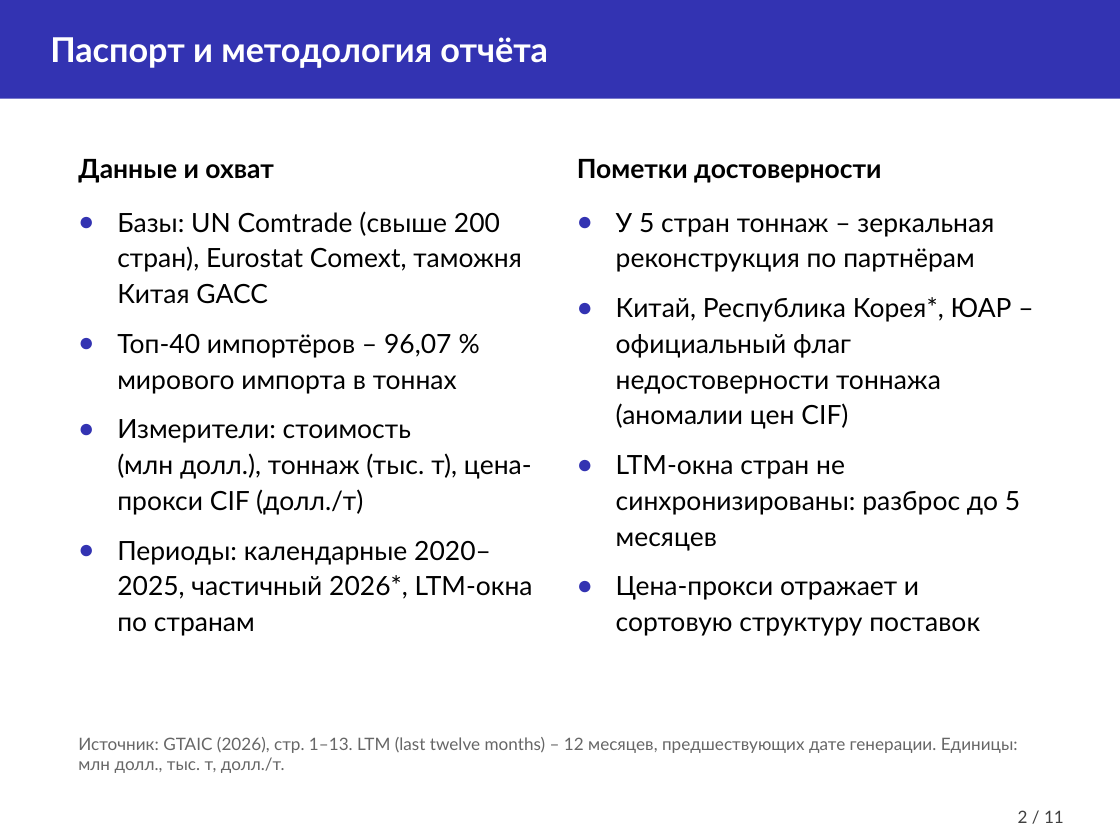
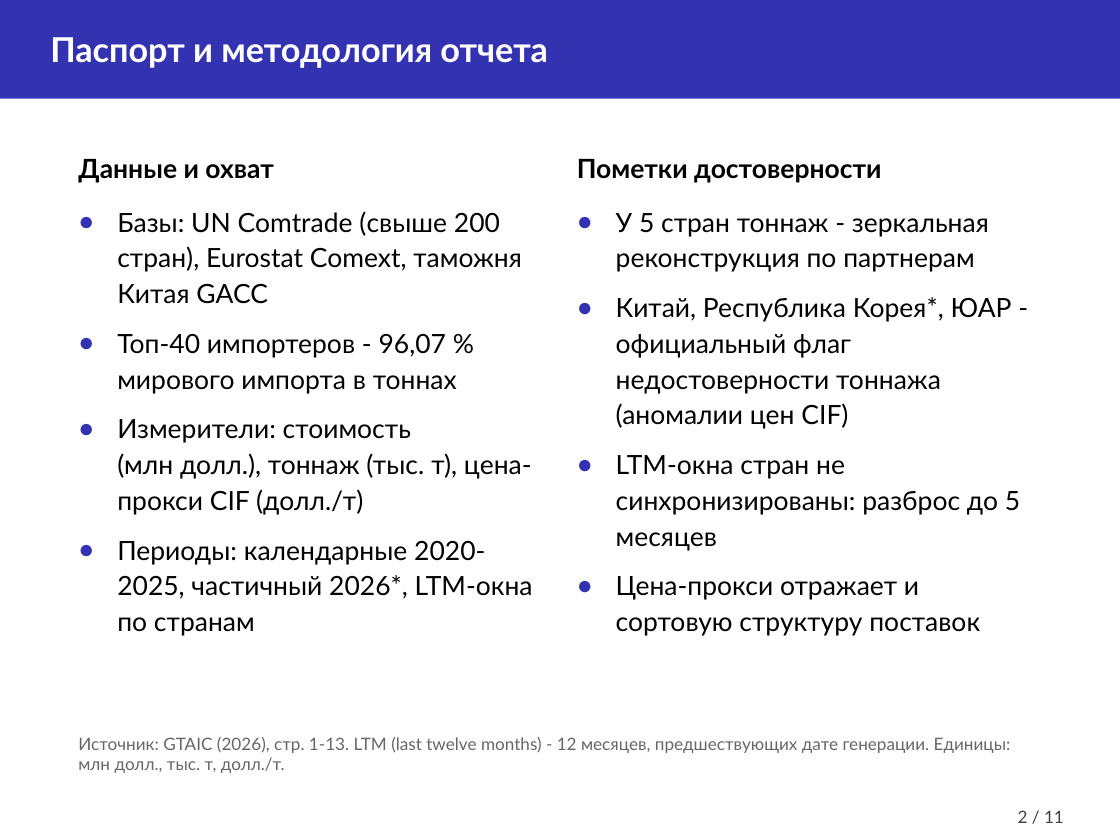
Before and after one commit to pxc1984/competitive-py, a slide deck: slide 2 of sci/obzor/obzor_gtaic_top40_honey_slides.pptx. Drawn at 1120x840 pixels with LibreOffice and Linux fonts; fonts in the diff are those of the drawing. Boxes give left, top, right and bottom in pixels: in the first picture for what was removed or moved away, otherwise in the second. Text is boxed around its words. In the diff, an @@ line names an element or a change of style, - is before the commit and + after.

```diff
--- a/sci/obzor/obzor_gtaic_top40_honey_slides.pptx
+++ b/sci/obzor/obzor_gtaic_top40_honey_slides.pptx
@@ text at [50,37,548,68]: text changed @@
-Паспорт и методология отчёта
+Паспорт и методология отчета
@@ text at [616,213,1012,429]: text changed @@
-● У 5 стран тоннаж – зеркальная реконструкция по партнёрам
-● Китай, Республика Корея*, ЮАР – официальный флаг недостоверности тоннажа (аномалии цен CIF)
+● У 5 стран тоннаж - зеркальная реконструкция по партнерам
+● Китай, Республика Корея*, ЮАР - официальный флаг недостоверности тоннажа (аномалии цен CIF)
@@ text at [117,334,457,394]: text changed @@
-● Топ-40 импортёров – 96,07 % мирового импорта в тоннах
+● Топ-40 импортеров - 96,07 % мирового импорта в тоннах
@@ text at [117,541,533,636]: text changed @@
-● Периоды: календарные 2020–2025, частичный 2026*, LTM-окна по странам
+● Периоды: календарные 2020-2025, частичный 2026*, LTM-окна по странам
@@ text at [78,737,1011,773]: text changed @@
-Источник: GTAIC (2026), стр. 1–13. LTM (last twelve months) – 12 месяцев, предшествующих дате генерации. Единицы: млн долл., тыс. т, долл./т.
+Источник: GTAIC (2026), стр. 1-13. LTM (last twelve months) - 12 месяцев, предшествующих дате генерации. Единицы: млн долл., тыс. т, долл./т.
```
Also in this commit, not shown: 9 other slides changed, 4 other files.
